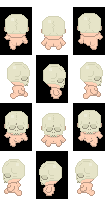
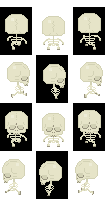
Comparing the layer stacks of the two w=105, h=210 images. Changes:
added layer "body_skeleton" above "body_black" over 5, 33, 101, 196
hid "body_caucassian" over 4, 26, 103, 196
